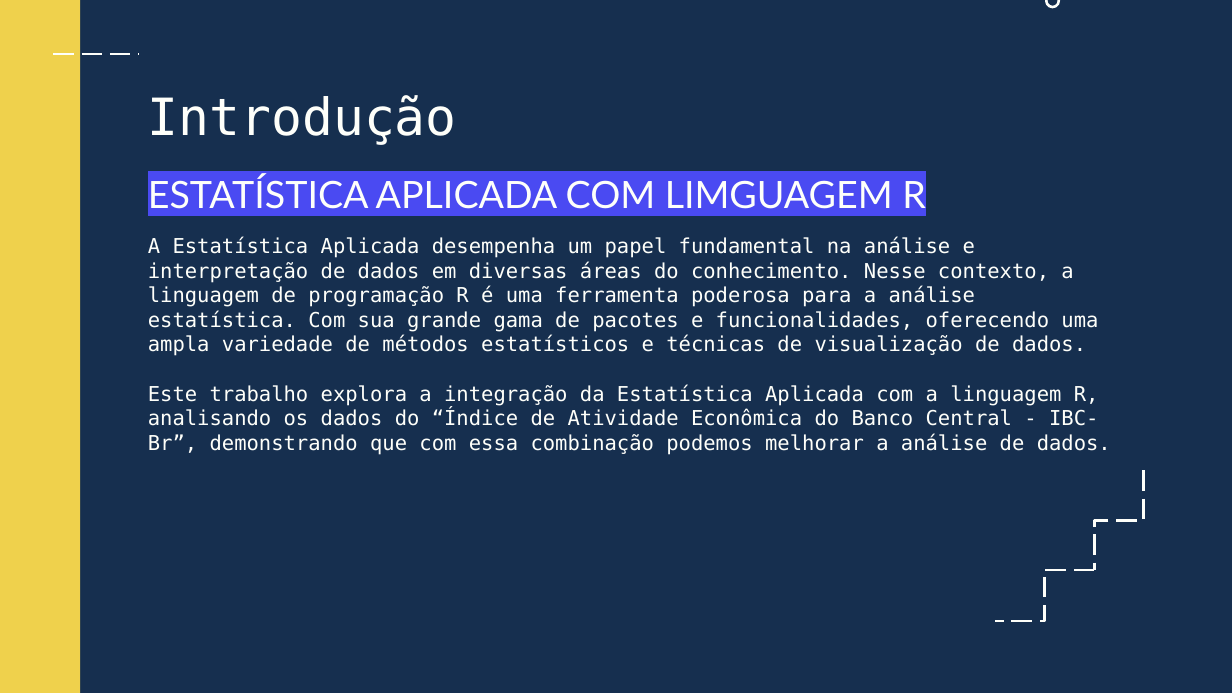
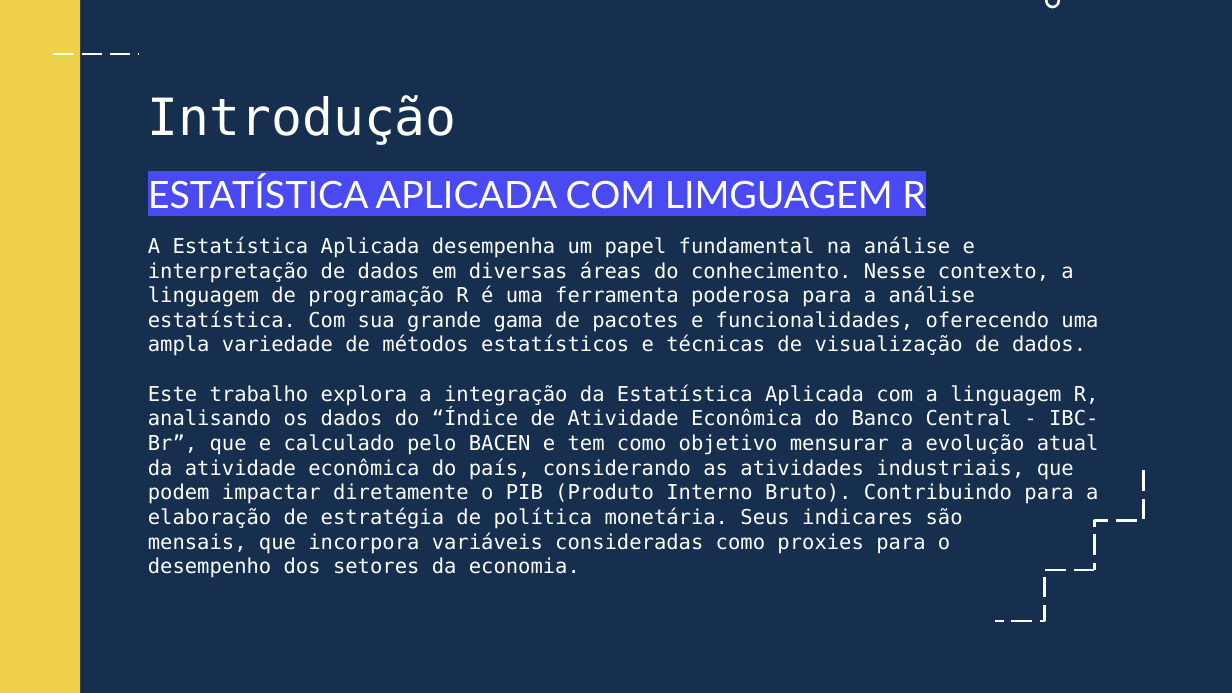
Before and after one commit to romeniquesantos/Trabalho_Linguagem_R, a slide deck: slide 2 of Apresentação .pptx. Drawn at 1232x693 pixels with LibreOffice and Linux fonts; fonts in the diff are those of the drawing. Boxes give left, top, right and bottom in pixels: in the first picture for what was removed or moved away, otherwise in the second. Text is boxed around its words. In the diff, an @@ line names an element or a change of style, - is before the commit and + after.

Commit message:
Intro + Git

```diff
--- a/Apresentação .pptx
+++ b/Apresentação .pptx
@@ text at (x1=148, y1=236, x2=1099, y2=578): text changed @@
-A Estatística Aplicada desempenha um papel fundamental na análise e interpretação de dados em diversas áreas do conhecimento. Nesse contexto, a linguagem de programação R é uma ferramenta poderosa para a análise estatística. Com sua grande gama de pacotes e funcionalidades, oferecendo uma ampla variedade de métodos estatísticos e técnicas de visualização de dados.
-Este trabalho explora a integração da Estatística Aplicada com a linguagem R,
-analisando os dados do “Índice de Atividade Econômica do Banco Central - IBC-Br”, demonstrando que com essa combinação podemos melhorar a análise de dados.
+A Estatística Aplicada desempenha um papel fundamental na análise e interpretação de dados em diversas áreas do conhecimento. Nesse contexto, a linguagem de programação R é uma ferramenta poderosa para a análise estatística. Com sua grande gama de pacotes e funcionalidades, oferecendo uma ampla variedade de métodos estatísticos e técnicas de visualização de dados.
+Este trabalho explora a integração da Estatística Aplicada com a linguagem R,
+analisando os dados do “Índice de Atividade Econômica do Banco Central - IBC-Br”, que e calculado pelo BACEN e tem como objetivo mensurar a evolução atual da atividade econômica do país, considerando as atividades industriais, que podem impactar diretamente o PIB (Produto Interno Bruto). Contribuindo para a elaboração de estratégia de política monetária. Seus indicares são
+mensais, que incorpora variáveis consideradas como proxies para o
+desempenho dos setores da economia.
```
Also in this commit, not shown: 1 other slide changed.
